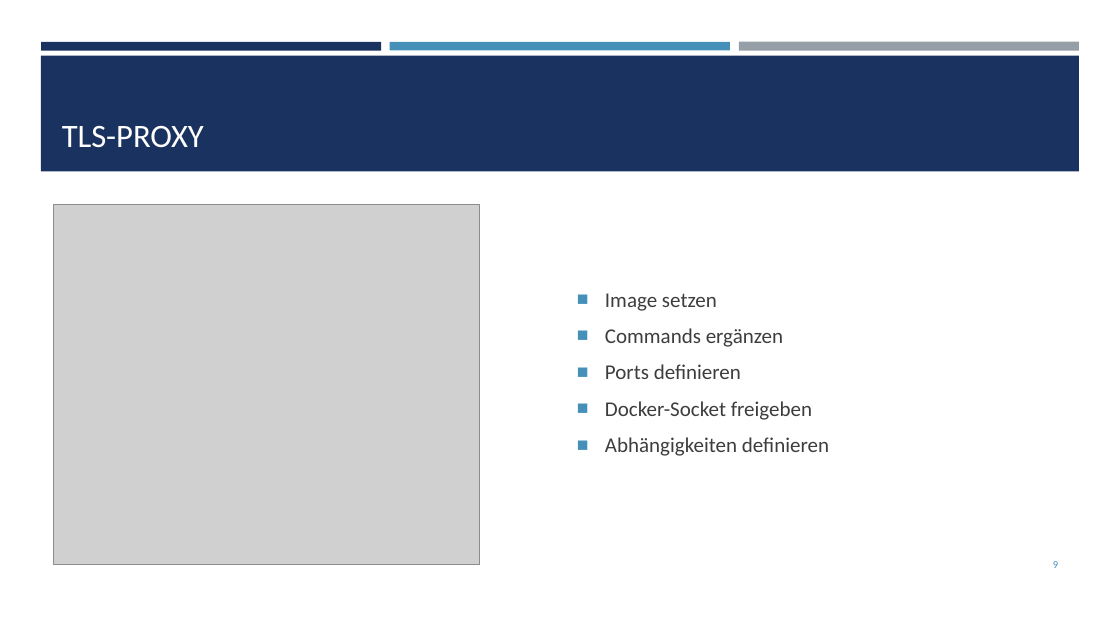
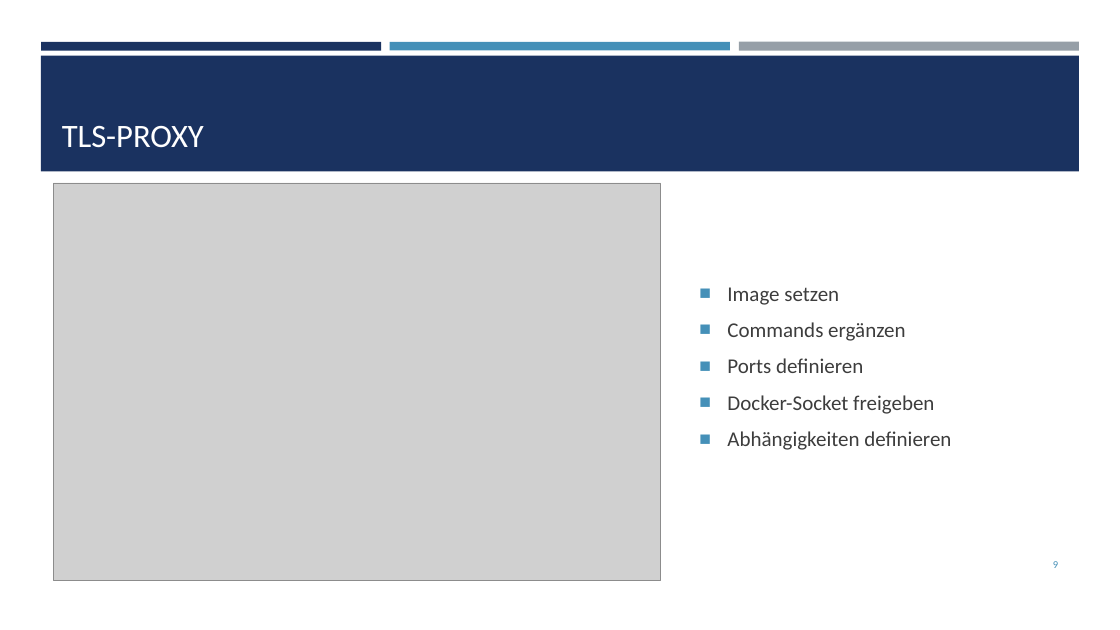
Before and after one commit to lamasmithueten/verteilte_systeme, a slide deck: slide 9 of Doku/Drei-Schicht Anwendung.pptx. Drawn at 1120x630 pixels with LibreOffice and Linux fonts; fonts in the diff are those of the drawing; grey boxes stand for pictures. Boxes give left, top, right and bottom in pixels: in the first picture for what was removed or moved away, otherwise in the second. Text is boxed around its words. In the diff, an @@ line names an element or a change of style, - is before the commit and + after.

Commit message:
Präzi angepasst

```diff
--- a/Doku/Drei-Schicht Anwendung.pptx
+++ b/Doku/Drei-Schicht Anwendung.pptx
@@ picture: place and size @@
-picture at bbox=[54, 205, 480, 565]
+picture at bbox=[54, 183, 661, 581]
@@ text "Image setzen": place and size @@
-text "Image setzen" at bbox=[605, 293, 829, 456]
+text "Image setzen" at bbox=[727, 287, 951, 450]
```
